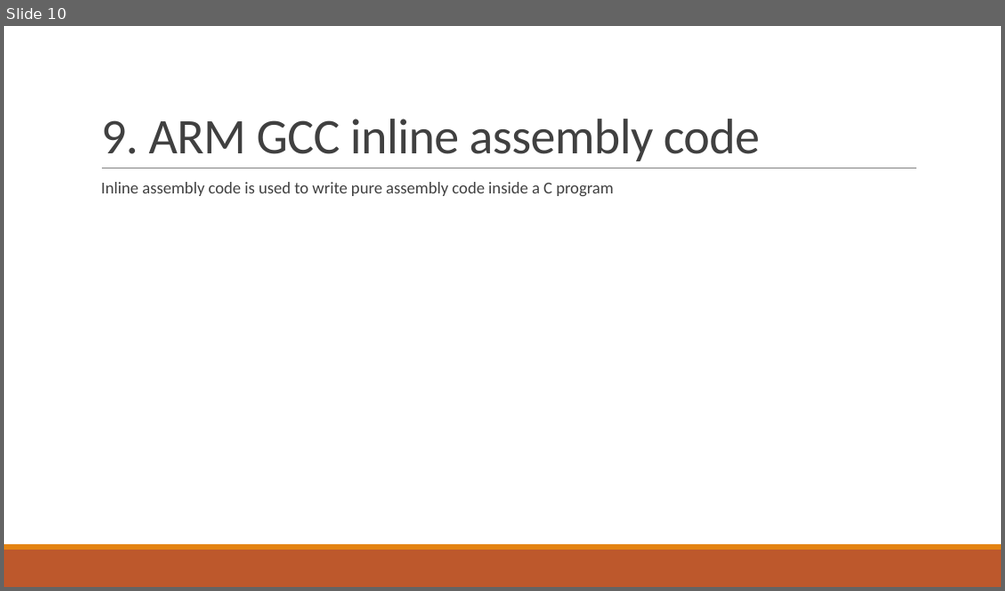
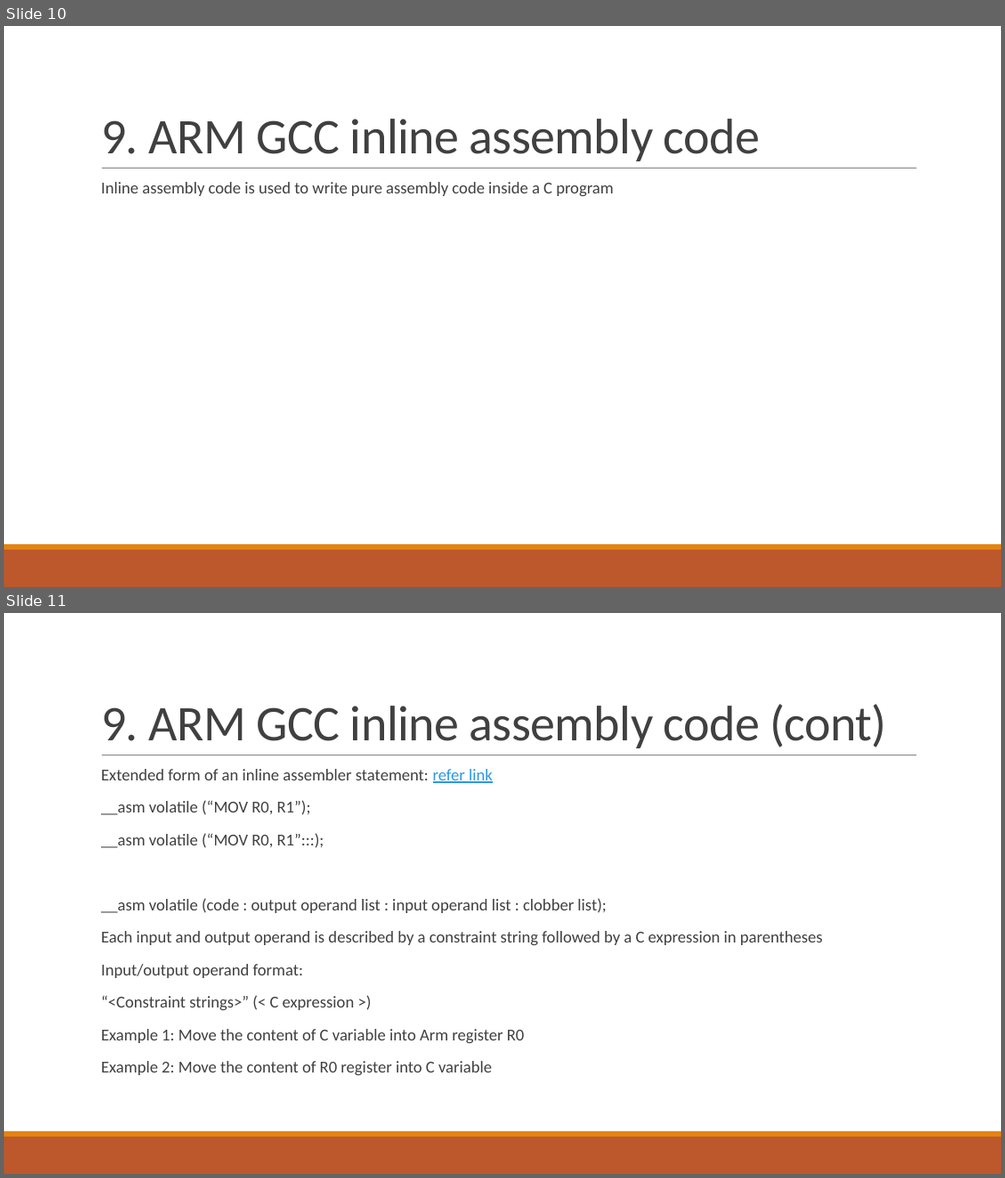
Before and after one commit to trungpowersystem/Musca-B1_bare_metal, a slide deck: Documents/Cortex M33.pptx. Shown one above the other, each under a label of ours: slide 10 before the commit, slides 10 and 11 after it. The pictures are 1005x591 and 1005x1178 pixels, drawn with LibreOffice and Linux fonts; fonts in the diff are those of the drawing. Boxes give left, top, right and bottom in pixels: in the first picture for what was removed or moved away, otherwise in the second. Text is boxed around its words. In the diff, an @@ line names an element or a change of style, - is before the commit and + after.

```diff
--- a/Documents/Cortex M33.pptx
+++ b/Documents/Cortex M33.pptx
@@ slide 11 added at (4, 613, 1001, 1174), background #FFFFFF; not listed: 3 template elements that a slide beside it also shows @@
@@ title added at (101, 704, 887, 748), 48 pt, text #404040 @@
+9. ARM GCC inline assembly code (cont)
@@ text added at (101, 769, 823, 1075), 16 pt, text #404040 @@
+  Extended form of an inline assembler statement: refer link
+  __asm volatile (“MOV R0, R1”);
+  __asm volatile (“MOV R0, R1”:::);
+  __asm volatile (code : output operand list : input operand list : clobber list);
+  Each input and output operand is described by a constraint string followed by a C expression in parentheses
+  Input/output operand format:
+  “<Constraint strings>” (< C expression >)
+  Example 1: Move the content of C variable into Arm register R0
+  Example 2: Move the content of R0 register into C variable
```
Also in this commit, not shown: 2 other files.
